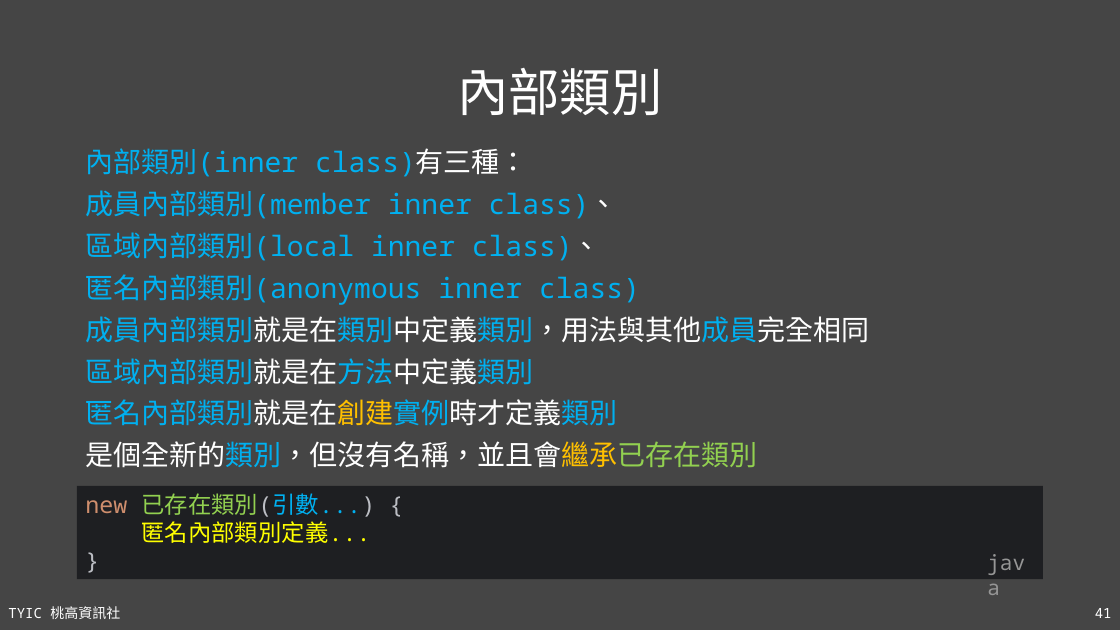
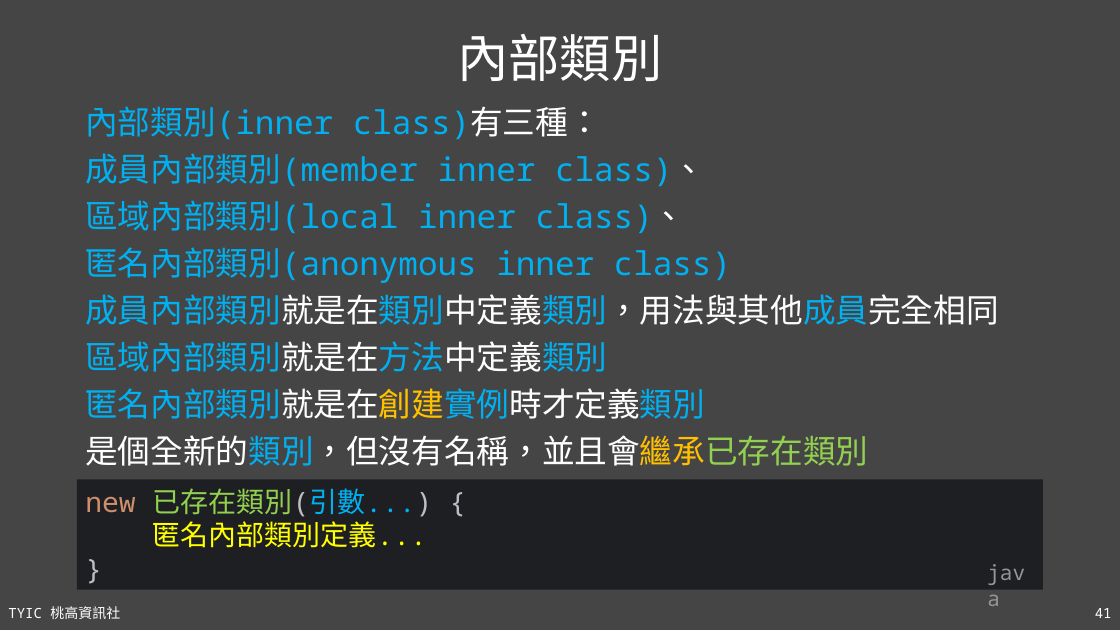
Before and after one commit to TYSHIC/slides, a slide deck: slide 41 of ppt/08_類別與物件.pptx. Drawn at 1120x630 pixels with LibreOffice and Linux fonts; fonts in the diff are those of the drawing. Boxes give left, top, right and bottom in pixels: in the first picture for what was removed or moved away, otherwise in the second. Text is boxed around its words. In the diff, an @@ line names an element or a change of style, - is before the commit and + after.

```diff
--- a/ppt/08_類別與物件.pptx
+++ b/ppt/08_類別與物件.pptx
@@ title "內部類別": place and size @@
-title "內部類別" at box(457, 68, 662, 115)
+title "內部類別" at box(457, 34, 662, 81)
@@ text "內部類別(inner class)有三種：": place and size @@
-text "內部類別(inner class)有三種：" at box(85, 148, 869, 468)
+text "內部類別(inner class)有三種：" at box(85, 106, 998, 466)
@@ text "內部類別(inner class)有三種：" at box(85, 106, 998, 466): size 24 to 28 pt @@
@@ rectangle "new 已存在類別(引數...) { 匿名內部類別定義... }": place and size @@
-rectangle "new 已存在類別(引數...) { 匿名內部類別定義... }" at box(77, 486, 1044, 579)
+rectangle "new 已存在類別(引數...) { 匿名內部類別定義... }" at box(77, 480, 1044, 590)
@@ rectangle "new 已存在類別(引數...) { 匿名內部類別定義... }" at box(77, 480, 1044, 590): size 20 to 24 pt @@
@@ text "java": place and size @@
-text "java" at box(980, 545, 1044, 579)
+text "java" at box(980, 556, 1044, 590)
```
Also in this commit, not shown: 8 other files.
